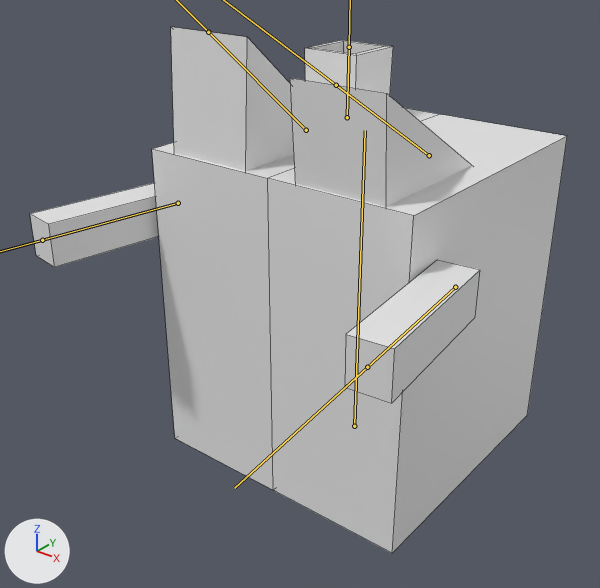
What one commit did to the FBX model Assets/Prefabs/Models/robot.fbx.
Before and after are seen from a camera (50 mm lens) standing at (1.47, -2.17, 1.82) and looking at (-0.05, -0.27, 0.64). The axes (+X, +Y, +Z) are drawn at lower left. The lights are the same throughout. Both versions are drawn at frame 23 of the action 'Armature|Idle'; the numbers are the values there. The bones that bend it are drawn over the model as lines. Mesh edges are drawn as thin lines.
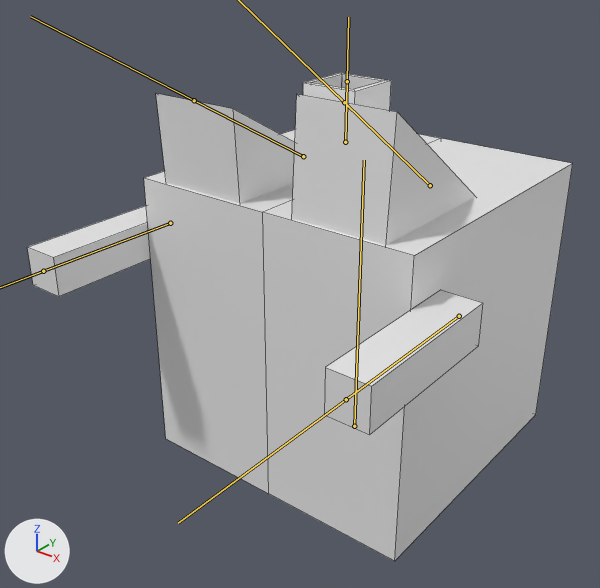
What differs and where, as boxes [x1, y1, x2, y2] in the pictures (600 x 588 px):
'Cube', posed (7% shorter): before [30, 27, 567, 553]; after [27, 73, 573, 561]
bone 'Root', root to tip: before (354, 426) to (365, 130); after (354, 426) to (364, 160)
bone 'Arm_L', root to tip: before (455, 287) to (367, 367); after (459, 316) to (346, 399)
bone 'Eye_L', root to tip: before (429, 155) to (336, 85); after (430, 185) to (344, 102)
bone 'Arm_R', root to tip: before (178, 203) to (42, 240); after (170, 223) to (43, 271)
bone 'Eye_R', root to tip: before (306, 130) to (208, 32); after (303, 156) to (194, 100)

Edits to the bpy script that builds the scene:
```text
Change bone_root:
    where bone_root = bpy.data.objects['Armature'].pose.bones['Root']
    bone_root.scale: (0.95, 1.09, 0.95) -> (1.0, 1.0, 1.0)
Change bone_arm_l:
    where bone_arm_l = bpy.data.objects['Armature'].pose.bones['Arm_L']  # child of 'Root'
    bone_arm_l.rotation_quaternion: (0.999, 0.0, 0.0, -0.053) -> (1.0, 0.0, 0.0, -0.001)  # degrees (0, 0, -6) -> degrees (0, 0, 0)
Change bone_eye_l:
    where bone_eye_l = bpy.data.objects['Armature'].pose.bones['Eye_L']  # child of 'Root'
    bone_eye_l.rotation_quaternion: (0.999, 0.04, 0.0, 0.0) -> (0.999, -0.035, 0.0, 0.0)  # degrees (5, 0, 0) -> degrees (-4, 0, 0)
Change bone_arm_r:
    where bone_arm_r = bpy.data.objects['Armature'].pose.bones['Arm_R']  # child of 'Root'
    bone_arm_r.rotation_quaternion: (0.997, 0.0, 0.0, 0.082) -> (1.0, 0.0, 0.0, 0.001)  # degrees (0, 0, 9) -> degrees (0, 0, 0)
Change bone_eye_r:
    where bone_eye_r = bpy.data.objects['Armature'].pose.bones['Eye_R']  # child of 'Root'
    bone_eye_r.rotation_quaternion: (0.999, -0.034, 0.0, 0.0) -> (1.0, 0.026, 0.0, 0.0)  # degrees (-4, 0, 0) -> degrees (3, 0, 0)
```
